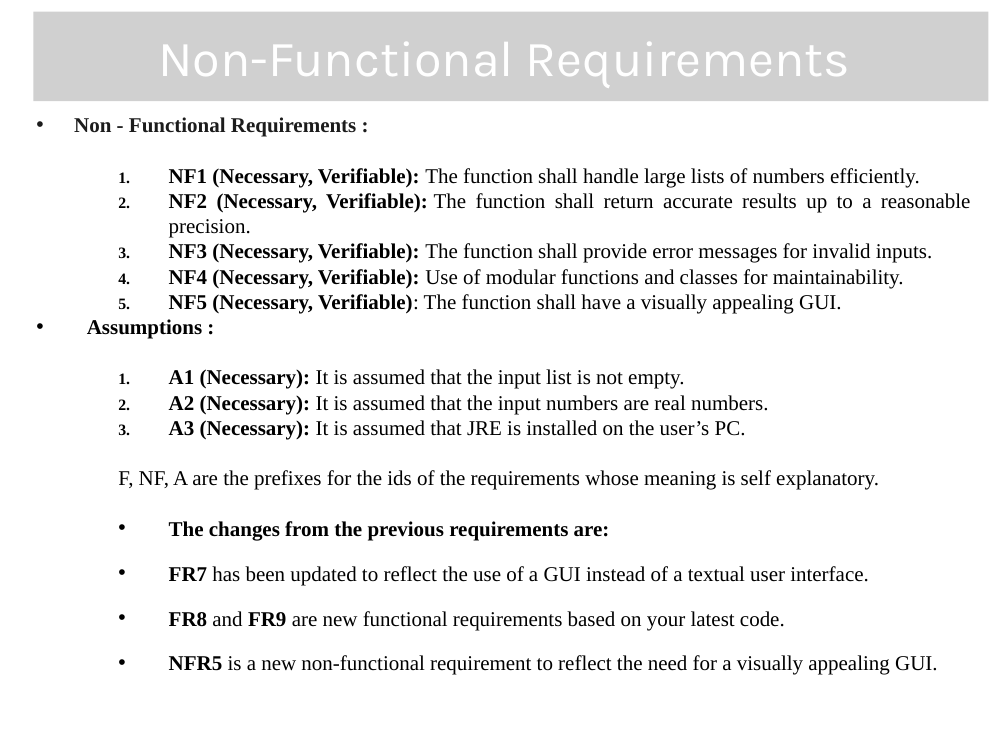
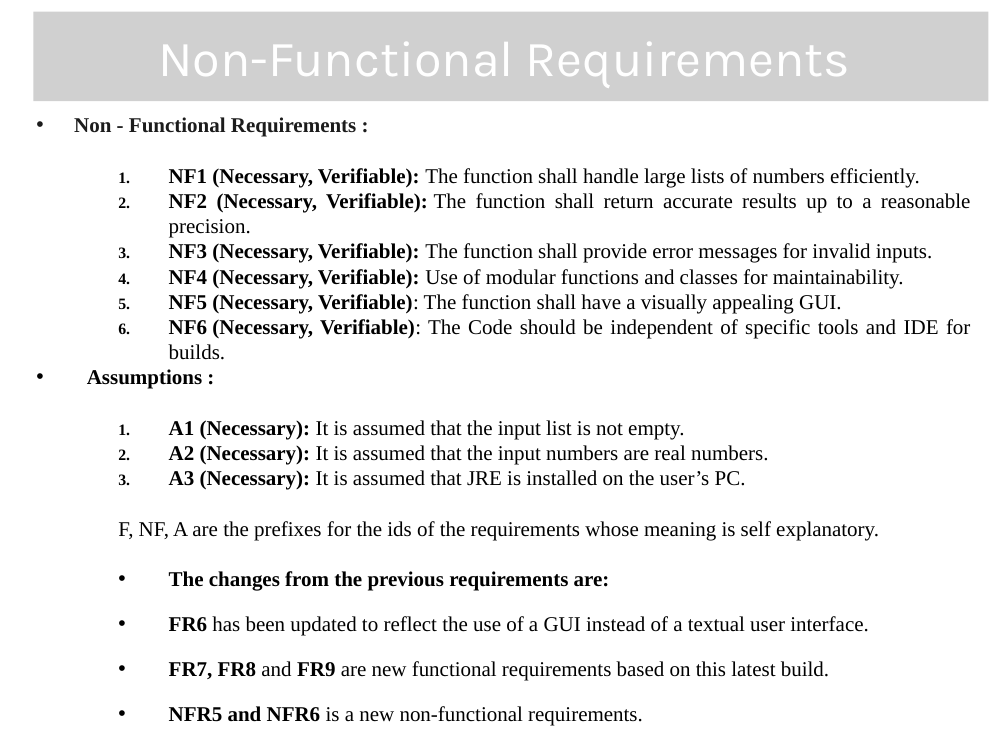
Before and after one commit to tejasvi541/SOEN6011, a slide deck: slide 5 of D1PPT.pptx. Drawn at 1008x756 pixels with LibreOffice and Linux fonts; fonts in the diff are those of the drawing; grey boxes stand for pictures; background and template pictures are left out. Boxes give left, top, right and bottom in pixels: in the first picture for what was removed or moved away, otherwise in the second. Text is boxed around its words. In the diff, an @@ line names an element or a change of style, - is before the commit and + after.

```diff
--- a/D1PPT.pptx
+++ b/D1PPT.pptx
@@ text at [169, 319, 970, 360]: paragraph added @@
+  6. NF6 (Necessary, Verifiable): The Code should be independent of specific tools and IDE for builds.
@@ text at [169, 616, 869, 726]: text changed @@
-• FR7 has been updated to reflect the use of a GUI instead of a textual user interface.
-• FR8 and FR9 are new functional requirements based on your latest code.
-• NFR5 is a new non-functional requirement to reflect the need for a visually appealing GUI.
+• FR6 has been updated to reflect the use of a GUI instead of a textual user interface.
+• FR7, FR8 and FR9 are new functional requirements based on this latest build.
+• NFR5 and NFR6 is a new non-functional requirements.
```
Also in this commit, not shown: 2 other slides changed, 3 other files.
